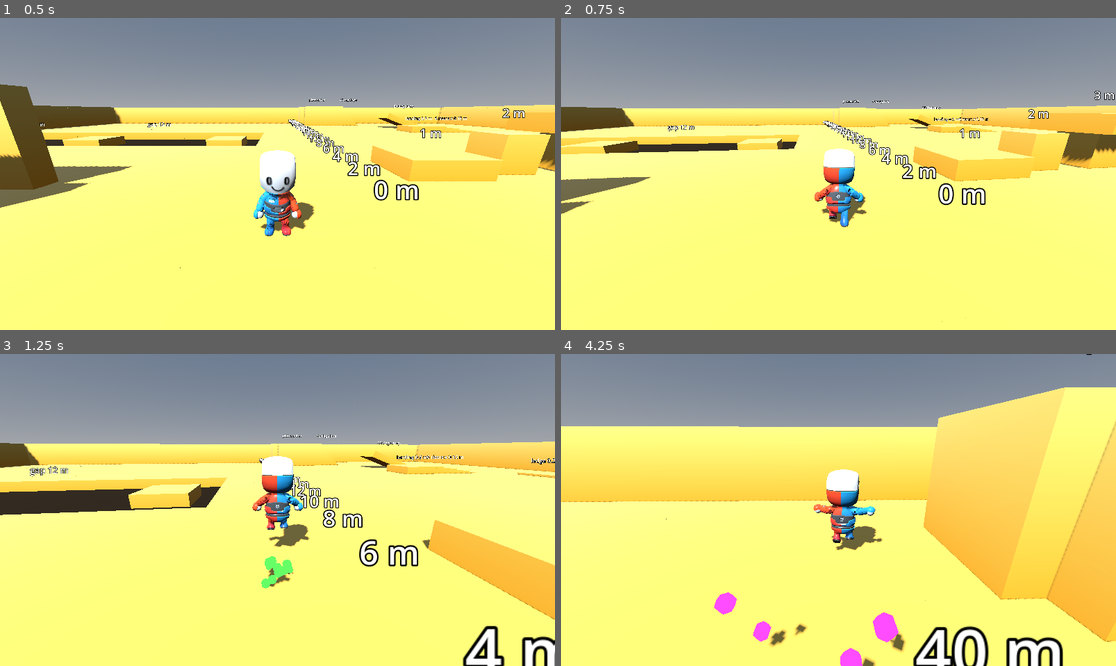
Above: before the commit, frames 1-4 (two rows, left to right).
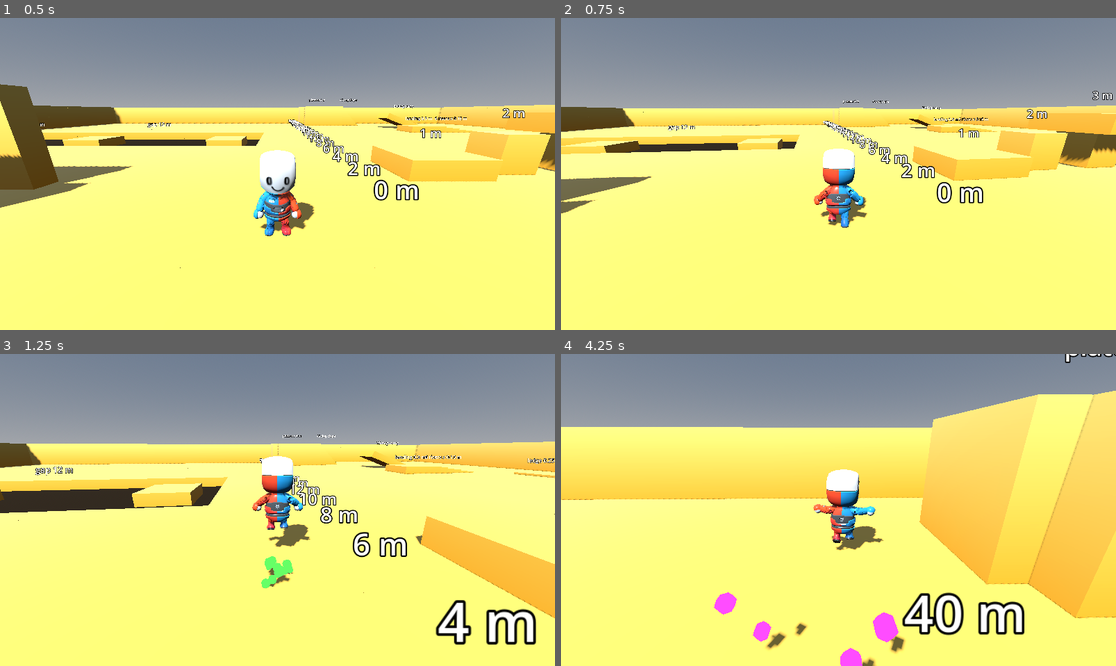
Above: after the commit, the same moments.

Repository: bistlaudio/Attimo
Game: Godot game, scene res://scenes/test/movement_gym.tscn
Same seed, same stepped clock (60 frames per second), same inputs: the game is played once before the commit and once after it.
Inputs (mouse positions are in pixels of both pictures, inside the frame that each line leads up to):
- Up to frame 1 (0.5 s): no input
- Up to frame 2 (0.75 s): tap Enter at 0.5 s; move the mouse to (866, 174) at 0.52 s; hold W (move_forward) from 0.53 s (still down); hold Right mouse button (aim) from 0.53 s (still down); click (866, 174) at 0.67 s
- Up to frame 3 (1.25 s): keep holding W (move_forward); keep holding Right mouse button (aim); tap Space (jump) at 0.77, 1.07 s; tap Shift (dash) at 0.8 s
- Up to frame 4 (4.25 s): keep holding W (move_forward); move the mouse to (810, 510) at 1.27 s; release Right mouse button (aim) at 1.28 s; tap Shift (dash) at 1.35, 3.05 s; tap Space (jump) at 1.52, 1.55, 1.82, 3.02, 3.32, 3.77, 3.8, 4.07 s; move the mouse to (849, 503) at 2.02 s; hold Space (jump) 2.03-2.78 s; right-click (849, 503) at 2.3 s; move the mouse to (832, 516) at 2.77 s; right-click (832, 516) at 2.85 s; click (832, 516) at 2.92 s; move the mouse to (877, 513) at 3.52 s; hold Middle mouse button (camera_recenter) from 3.53 s (still down)

Frame 1 is identical in both runs. In frame 2, 2.4% of the frame differs, in the area x 0-100%, y 23-98%; in frame 3, 5.3%; in frame 4, 10%, in the area x 0-100%, y 0-100%.

Commit message:
feat(03-03): aim ground speed factors in MovementConfig
- Aim group: aim_speed_factor 0.75 and aim_back_speed_factor 0.6, both with a 0.1 minimum
- PlayerController.ground_target_speed feeds Idle and Run; strafe is not slowed, back is
- docs/MOVEMENT-METRICS.md regenerated for the two new rows
- test_aim_mode covers settled speeds, jump and dash while aiming

Co-Authored-By: Claude Sonnet 5.5 <noreply@anthropic.com>

Diff:
--- a/attimo/scripts/player/movement_config.gd
+++ b/attimo/scripts/player/movement_config.gd
@@ -1,8 +1,8 @@
 class_name MovementConfig
 extends Resource
 ## The one tunable movement resource (MOVE-10, D-23). Every movement number lives here.
-## Eight groups, 34 live sliders in the F2 tuning panel: Run, Air, Gravity, Jump chain, Dash,
-## Long jump (dash hop), Timing windows, Floor and platforms. Gravity is set directly
+## Nine groups, 36 live sliders in the F2 tuning panel: Run, Air, Gravity, Jump chain, Dash,
+## Long jump (dash hop), Timing windows, Floor and platforms, Aim. Gravity is set directly
 ## (rise_gravity, fall_multiplier); jump speeds are derived from the heights, so editing a
 ## height never changes the fall feel. Every divisor field has a strictly positive minimum (T-02-02).
 
@@ -90,6 +90,12 @@
 ## Share of the platform's horizontal velocity that carries over when leaving it; raise it for a bigger launch off moving platforms.
 @export_range(0.0, 1.5, 0.05) var platform_carry: float = 1.0
 
+@export_group("Aim")
+## Share of run_speed the ground run keeps while aiming (D-10); raise it for a faster aim run, lower it for a heavier aim.
+@export_range(0.1, 1.0, 0.05) var aim_speed_factor: float = 0.75
+## Extra factor on the aim run speed for input pointing behind the facing, blended by how far behind it points; raise it for a faster back-pedal.
+@export_range(0.1, 1.0, 0.05) var aim_back_speed_factor: float = 0.6
+
 
 ## Gravity while falling in m/s^2: rise_gravity * fall_multiplier.
 func fall_gravity() -> float:
--- a/attimo/scripts/player/player_controller.gd
+++ b/attimo/scripts/player/player_controller.gd
@@ -93,6 +93,22 @@
 	return right * input.x - forward * input.y
 
 
+## The ground run target speed for `direction` (a world-space input direction): run_speed, or while aiming
+## run_speed * aim_speed_factor, reduced further toward aim_back_speed_factor the more `direction` points behind the
+## facing (D-10). Strafing is not slowed; a zero direction returns the aim forward speed.
+func ground_target_speed(direction: Vector3) -> float:
+	if not aiming:
+		return config.run_speed
+	var aim_speed: float = config.run_speed * config.aim_speed_factor
+	var flat_direction: Vector3 = Vector3(direction.x, 0.0, direction.z)
+	var flat_facing: Vector3 = visual_root.global_basis.z
+	flat_facing.y = 0.0
+	if flat_direction.length_squared() < 0.0001 or flat_facing.length_squared() < 0.0001:
+		return aim_speed
+	var backness: float = clampf(-flat_direction.normalized().dot(flat_facing.normalized()), 0.0, 1.0)
+	return aim_speed * lerpf(1.0, config.aim_back_speed_factor, backness)
+
+
 ## Moves move_velocity toward direction * target_speed. The rate is turn_decel when the current
 ## velocity points against the wanted one (skid), ground_decel when there is no input or the speed
 ## is above the target, otherwise `accel`.
--- a/attimo/scripts/player/states/idle.gd
+++ b/attimo/scripts/player/states/idle.gd
@@ -9,5 +9,5 @@
 		actor.accelerate_ground(Vector3.ZERO, 0.0, actor.config.ground_decel, delta)
 		return &""
 	actor.face(direction, delta)
-	actor.accelerate_ground(direction, actor.config.run_speed, actor.config.ground_accel, delta)
+	actor.accelerate_ground(direction, actor.ground_target_speed(direction), actor.config.ground_accel, delta)
 	return &"Run"
--- a/attimo/scripts/player/states/run.gd
+++ b/attimo/scripts/player/states/run.gd
@@ -1,5 +1,5 @@
 extends GroundState
-## Run: accelerates toward run_speed along the camera-relative input, skids when the input reverses
+## Run: accelerates toward the ground target speed (run_speed, scaled while aiming) along the camera-relative input, skids when the input reverses
 ## and brakes to a stop when released. There is one run speed; extra speed comes from the dash.
 ## Running_A plays in place (Locomotion blend by the animator).
 
@@ -12,5 +12,5 @@
 			return &"Idle"
 		return &""
 	actor.face(direction, delta)
-	actor.accelerate_ground(direction, actor.config.run_speed, actor.config.ground_accel, delta)
+	actor.accelerate_ground(direction, actor.ground_target_speed(direction), actor.config.ground_accel, delta)
 	return &""
--- a/attimo/tests/smoke/test_aim_mode.gd
+++ b/attimo/tests/smoke/test_aim_mode.gd
@@ -31,6 +31,8 @@
 	await _scenario_dash_keeps_facing(tree, check)
 	await _scenario_release_hands_back(tree, check)
 	await _scenario_no_camera(tree, check)
+	await _scenario_speed(tree, check)
+	await _scenario_jump_and_dash(tree, check)
 
 
 # (a) + (b): the flag, the bus fact and the camera-locked facing without smoothing.
@@ -135,6 +137,67 @@
 	await _end(tree, player)
 
 
+# D-10: ground speed settles at run_speed, run_speed * aim_speed_factor, and the back factor on top for move_back.
+func _scenario_speed(tree: SceneTree, check: Callable) -> void:
+	var player: PlayerController = _begin(tree)
+	var config: MovementConfig = player.config
+	var aim_speed: float = config.run_speed * config.aim_speed_factor
+	var plain: float = await _settled_speed(tree, player, &"move_forward", false)
+	check.call(absf(plain - config.run_speed) < SPEED_TOLERANCE, "(g) not aiming: %.3f m/s settles at run_speed %.3f" % [plain, config.run_speed])
+	var forward: float = await _settled_speed(tree, player, &"move_forward", true)
+	check.call(absf(forward - aim_speed) < SPEED_TOLERANCE, "(g) aiming, move_forward: %.3f m/s settles at run_speed * aim_speed_factor %.3f" % [forward, aim_speed])
+	var strafe: float = await _settled_speed(tree, player, &"move_right", true)
+	check.call(absf(strafe - aim_speed) < SPEED_TOLERANCE, "(g) aiming, move_right: %.3f m/s, a strafe is not slowed by the back factor (%.3f)" % [strafe, aim_speed])
+	var back_speed: float = aim_speed * config.aim_back_speed_factor
+	var back: float = await _settled_speed(tree, player, &"move_back", true)
+	check.call(absf(back - back_speed) < SPEED_TOLERANCE, "(g) aiming, move_back: %.3f m/s settles at aim speed * aim_back_speed_factor %.3f" % [back, back_speed])
+	check.call(back < strafe and strafe < plain, "(g) back (%.2f) < strafe (%.2f) < plain run (%.2f)" % [back, strafe, plain])
+	# The target is a pure function of the direction: half behind the facing lands between the strafe and the back speed.
+	Fixtures.send_action_event(&"aim", true)
+	await Fixtures.wait_physics(tree, TICK_FRAMES)
+	var facing: Vector3 = player.visual_root.global_basis.z
+	var diagonal: float = player.ground_target_speed(-facing + _camera_right())
+	check.call(diagonal < aim_speed and diagonal > back_speed, "(g) a diagonal back step (%.3f) sits between %.3f and %.3f" % [diagonal, back_speed, aim_speed])
+	check.call(is_equal_approx(player.ground_target_speed(Vector3.ZERO), aim_speed), "(g) a zero direction returns the aim forward speed")
+	await _end(tree, player)
+
+
+# D-10: aim never blocks movement. A jump enters Jump, a dash enters Dash at the unchanged dash speed.
+func _scenario_jump_and_dash(tree: SceneTree, check: Callable) -> void:
+	var player: PlayerController = _begin(tree)
+	var config: MovementConfig = player.config
+	Fixtures.send_action_event(&"aim", true)
+	Input.action_press(&"move_forward")
+	await Fixtures.wait_physics(tree, 10)
+	Input.action_press(&"jump")
+	await Fixtures.wait_physics(tree, 4)
+	check.call(player.state_machine.current.name == &"Jump", "(h) a jump press enters Jump while aiming (got %s)" % player.state_machine.current.name)
+	check.call(player.vertical_speed > 0.0, "(h) the jump rises while aiming (vertical %.2f)" % player.vertical_speed)
+	Input.action_release(&"jump")
+	var landed: int = await Fixtures.wait_until(tree, func() -> bool: return player.is_grounded() and absf(player.vertical_speed) < 0.01, 240)
+	check.call(landed >= 0, "(h) the aim jump lands again")
+	await Fixtures.wait_physics(tree, 30)
+	await Fixtures.tap_action(tree, &"dash")
+	check.call(player.state_machine.current.name == &"Dash", "(h) a dash press enters Dash while aiming (got %s)" % player.state_machine.current.name)
+	await Fixtures.wait_physics(tree, 2)
+	check.call(absf(player.horizontal_speed() - config.dash_speed) < SPEED_TOLERANCE,
+		"(h) the aim dash runs at dash_speed %.2f (got %.2f), unchanged by aim" % [config.dash_speed, player.horizontal_speed()])
+	check.call(player.aiming, "(h) the player is still aiming after jump and dash")
+	Input.action_release(&"move_forward")
+	await _end(tree, player)
+
+
+## Holds `action` (with aim on or off) for SETTLE_FRAMES and returns the ground speed, then releases it and lets the body stop.
+func _settled_speed(tree: SceneTree, player: PlayerController, action: StringName, aim: bool) -> float:
+	Fixtures.send_action_event(&"aim", aim)
+	Input.action_press(action)
+	await Fixtures.wait_physics(tree, SETTLE_FRAMES)
+	var speed: float = player.horizontal_speed()
+	Input.action_release(action)
+	await Fixtures.wait_physics(tree, SETTLE_FRAMES)
+	return speed
+
+
 ## Floor, player, camera rig and the aim_changed counter for one scenario.
 func _begin(tree: SceneTree) -> PlayerController:
 	_aim_events = []
Not shown, changed: docs/CONVENTIONS.md
Not shown, changed: docs/MOVEMENT-METRICS.md
